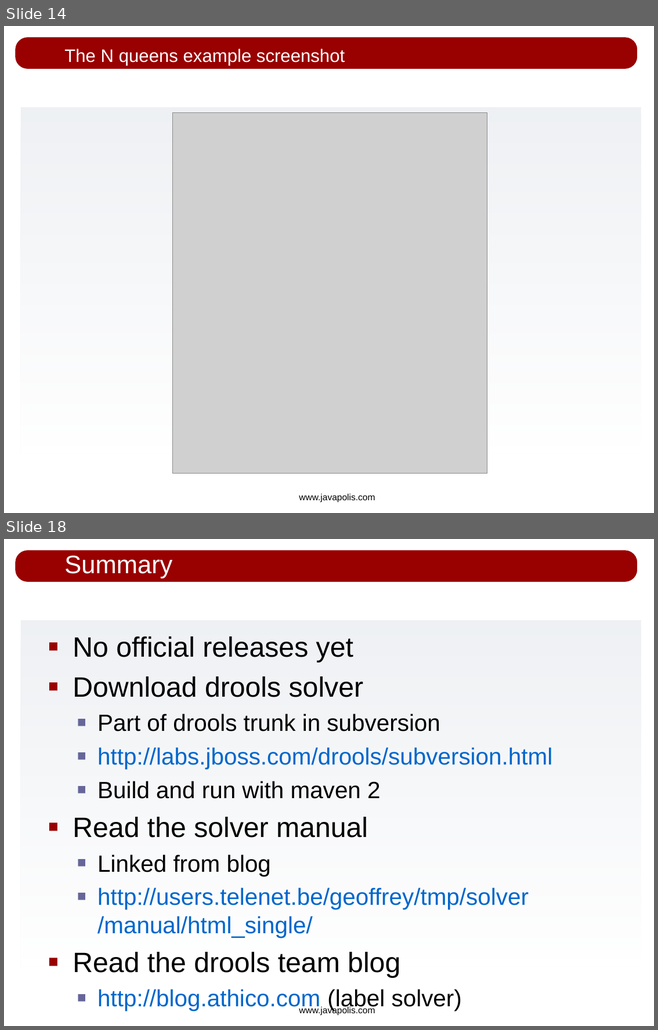
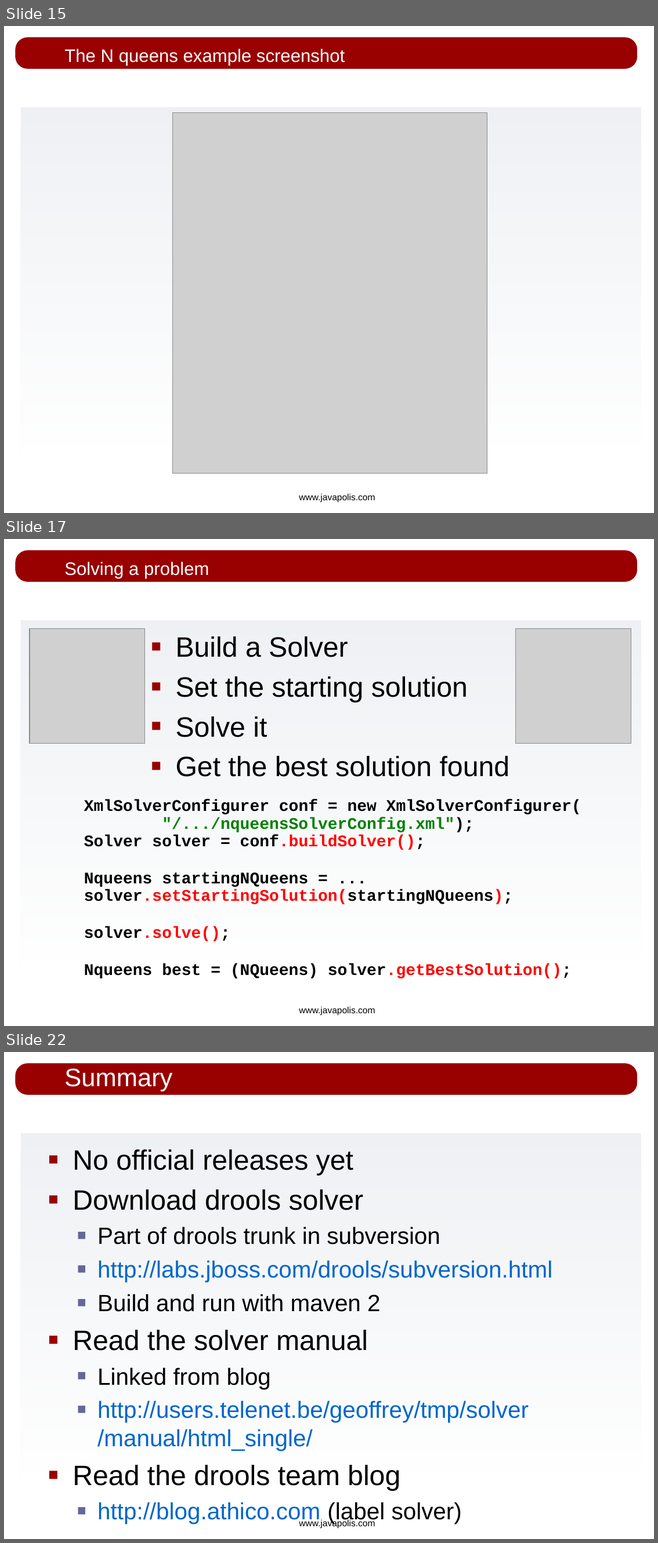
Before and after one commit to bobmcwhirter/drools, a slide deck: drools-solver/src/presentations/drools-solver_javapolis_2007.odp. Shown one above the other, each under a label of ours: slides 14 and 18 before the commit, slides 15, 17 and 22 after it; the slides between them are not shown. The pictures are 658x1030 and 658x1543 pixels, drawn with LibreOffice and Linux fonts; fonts in the diff are those of the drawing; grey boxes stand for pictures; background and template pictures are left out. Boxes give left, top, right and bottom in pixels: in the first picture for what was removed or moved away, otherwise in the second. Text is boxed around its words. In the diff, an @@ line names an element or a change of style, - is before the commit and + after.

```diff
--- a/drools-solver/src/presentations/drools-solver_javapolis_2007.odp
+++ b/drools-solver/src/presentations/drools-solver_javapolis_2007.odp
@@ slide 17 added at [4,539,654,1026], background #FFFFFF; not listed: 3 template elements that a slide beside it also shows @@
@@ title added at [64,562,209,578], 20 pt, text #FFFFFF @@
+Solving a problem
@@ picture added at [30,629,144,744] @@
@@ text added at [176,636,510,777], 31 pt, text #000000 @@
+■ Build a Solver
+■ Set the starting solution
+■ Solve it
+■ Get the best solution found
@@ picture added at [515,629,630,744] @@
@@ text added at [84,799,581,979], 18 pt, text #000000, bold @@
+XmlSolverConfigurer conf = new XmlSolverConfigurer(
+"/.../nqueensSolverConfig.xml");
+Solver solver = conf.buildSolver();
+Nqueens startingNQueens = ...
+solver.setStartingSolution(startingNQueens);
+solver.solve();
+Nqueens best = (NQueens) solver.getBestSolution();
@@ what was slide 14 is now slide 15 @@
@@ what was slide 18 is now slide 22 @@
```
Also in this commit, not shown: 3 slides changed, 5 other slides added, 1 slide removed.
